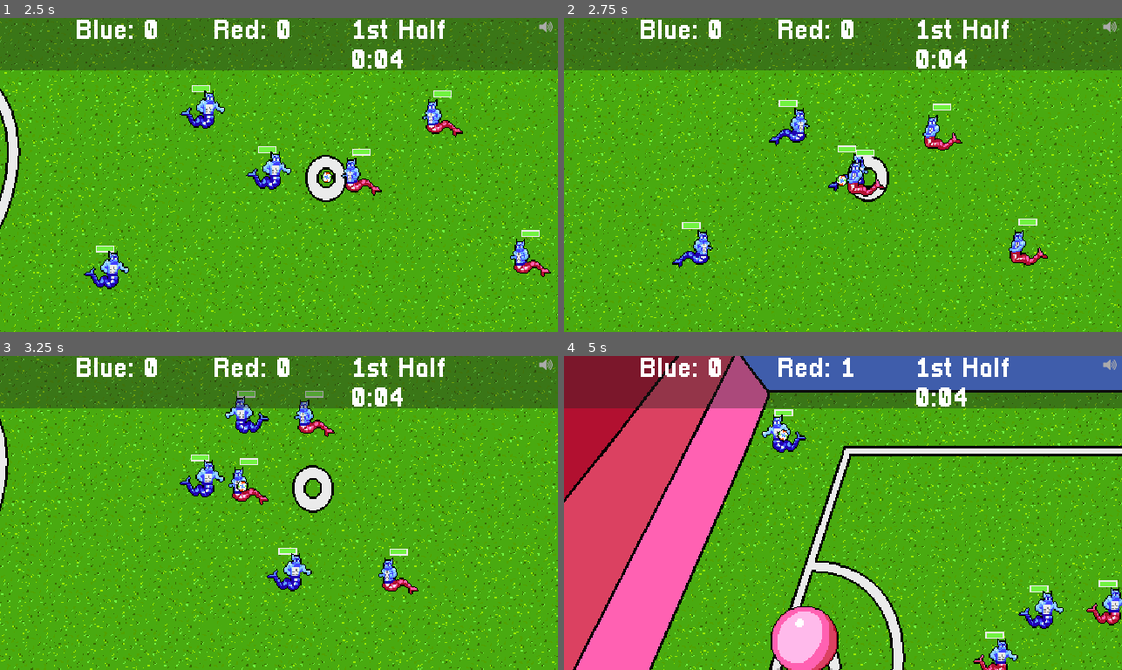
Above: before the commit, frames 1-4 (two rows, left to right).
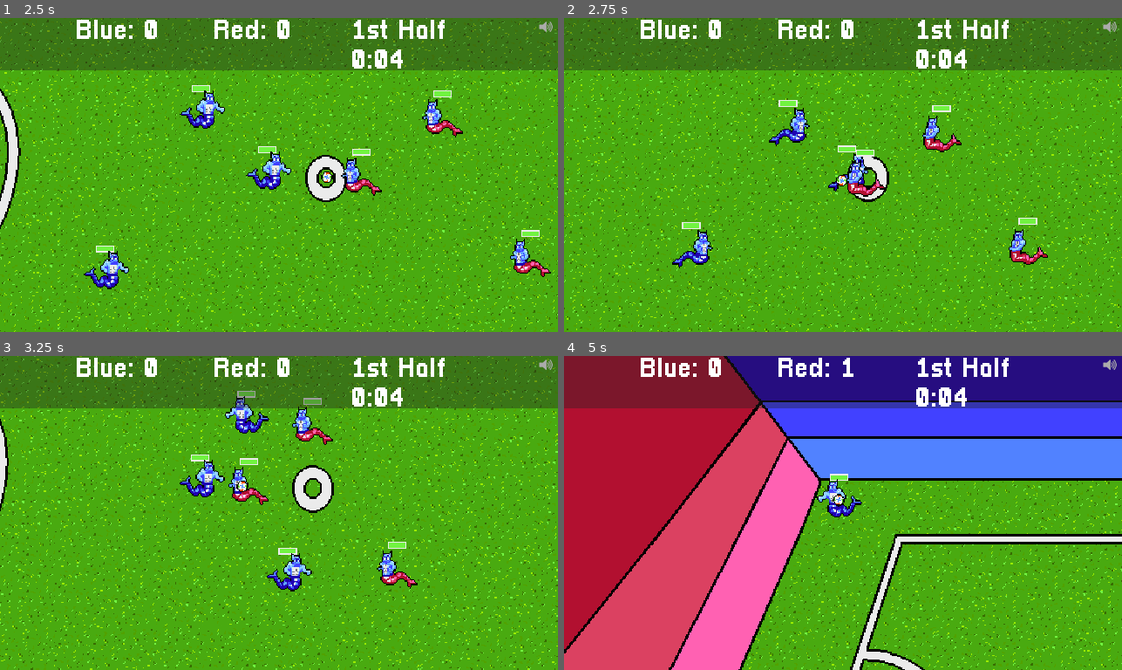
Above: after the commit, the same moments.

Repository: gamkedo-la/Elementaball
Game: Godot game, scene res://Node2D.tscn
The game is run twice, just before and just after one commit, with the same random seed, the same clock (stepped at 60 frames per second) and the same inputs.
Inputs (mouse positions are in pixels of both pictures, inside the frame that each line leads up to):
- Up to frame 1 (2.5 s): click (435, 74) at 0.5 s, where only the run before the commit has a clickable "Next"; click (256, 43) at 1.25 s, where only the run before the commit has a clickable "Start"; hold Right (ui_right) from 2.03 s (still down); hold T (time_hack) from 2.03 s (still down)
- Up to frame 2 (2.75 s): keep holding Right (ui_right); keep holding T (time_hack)
- Up to frame 3 (3.25 s): release Right (ui_right) at 2.78 s; release T (time_hack) at 2.78 s; hold Down (ui_down) from 2.78 s (still down); tap T (time_hack) at 2.85 s
- Up to frame 4 (5 s): release Down (ui_down) at 3.53 s; hold Right (ui_right) 3.53-4.28 s; hold T (time_hack) 3.53-4.28 s; hold Up (ui_up) from 4.28 s (still down); tap T (time_hack) at 4.35 s

Frame 1 is identical in both runs. In frame 2, 0.5% of the frame differs, in the area x 64-87%, y 27-79%; in frame 3, 1.2%; in frame 4, 68%, in the area x 0-100%, y 0-100%.

Commit message:
Fixed kick speed glitch

Diff:
--- a/BallEffects.gd
+++ b/BallEffects.gd
@@ -2,7 +2,7 @@
 
 onready var TargetNode = get_node("../Ball")
 
-func _process(delta):
+func _process(_delta):
 	self.transform.origin = TargetNode.transform.origin
 
 	if TargetNode.linear_velocity:
--- a/Camera2D.gd
+++ b/Camera2D.gd
@@ -21,6 +21,7 @@
 func _ready():
 	ball = get_node("../Ball")
 	add_target(ball)
+# warning-ignore:return_value_discarded
 	SceneController.connect("controlling", self, "set_targets")
 	set_targets(get_node("../Player"))
 
--- a/Field and Equipment/Ball.gd
+++ b/Field and Equipment/Ball.gd
@@ -30,11 +30,13 @@
 var lastInPossession
 onready var controllingPlayer = get_node("../Player")
 
-export var kickSpeed = 1
+export var kickSpeed = 500
 
 func _ready():
 	ballEffects = get_node("../BallEffects")
+# warning-ignore:return_value_discarded
 	SceneController.connect("inPossession", self, "set_possession")
+# warning-ignore:return_value_discarded
 	SceneController.connect("controlling", self, "set_control")
 	set_physics_process(true)
 
@@ -240,7 +242,7 @@
 	get_node("../Throw In Boundary/CollisionPolygon2D").disabled = true
 	self.mode = RigidBody2D.MODE_RIGID
 	get_node("CollisionShape2D").disabled = false
-	set_linear_velocity((possibleShots[shotIndex] - self.global_position) * kickSpeed)
+	set_linear_velocity((possibleShots[shotIndex] - self.global_position).normalized() * kickSpeed)
 	#apply_torque_impulse(rng.randf_range(500, 2000))
 
 func _on_PassMenu_id_pressed(id, kicker = playerInPossession):
@@ -264,7 +266,7 @@
 	kicking = true
 	get_node("../Throw In Boundary/CollisionPolygon2D").disabled = true
 	self.mode = RigidBody2D.MODE_RIGID
-	set_linear_velocity((nearestMate.position - self.global_position) * kickSpeed)
+	set_linear_velocity((nearestMate.position - self.global_position).normalized() * kickSpeed)
 	#apply_torque_impulse(rng.randf_range(500, 2000))
 	yield(get_tree().create_timer(0.1), "timeout")
 	get_node("CollisionShape2D").disabled = false
@@ -389,7 +391,6 @@
 func _on_Boundary_Line_body_entered(body):
 	if throwingIn and outOfBounds:
 		if body == self and playerInPossession == null:
-			print("in bounds")
 			outOfBounds = false
 			yield(get_tree().create_timer(1.0), "timeout")
 			for player in get_tree().get_nodes_in_group("all_players"):
--- a/Node2D.tscn
+++ b/Node2D.tscn
@@ -138,14 +138,13 @@
 z_index = 3
 frames = SubResource( 8 )
 animation = "water ball"
-frame = 1
+frame = 2
 playing = true
 script = ExtResource( 16 )
 
 [node name="Ball" parent="." instance=ExtResource( 2 )]
 position = Vector2( 159.34, 67.8276 )
 z_index = 2
-collision_mask = 5
 linear_damp = 0.0
 
 [node name="Goal" parent="." groups=[
@@ -278,15 +277,17 @@
 curve = SubResource( 14 )
 
 [node name="PlayerLeft" parent="." instance=ExtResource( 9 )]
-position = Vector2( -58.6899, -21.2132 )
+position = Vector2( -50.0031, -93.6567 )
 
 [node name="Path2D" parent="PlayerLeft" index="0"]
+position = Vector2( 1.5874, 71.433 )
 curve = SubResource( 15 )
 
 [node name="PlayerRight" parent="." instance=ExtResource( 9 )]
-position = Vector2( -146.316, 211.065 )
+position = Vector2( -144.729, 261.068 )
 
 [node name="Path2D" parent="PlayerRight" index="0"]
+position = Vector2( 4.76221, -58.7338 )
 curve = SubResource( 16 )
 
 [node name="PlayerCenter" parent="." instance=ExtResource( 9 )]
@@ -335,6 +336,7 @@
 layer = 10
 
 [node name="PlayerSelectMenu" parent="GUICanvasLayer" instance=ExtResource( 17 )]
+visible = false
 
 [node name="MuteButton" type="ToolButton" parent="GUICanvasLayer"]
 margin_left = 305.799
--- a/PauseController.gd
+++ b/PauseController.gd
@@ -1,6 +1,6 @@
 extends Node
 
 
-func _process(delta):
+func _process(_delta):
 	if Input.is_action_just_pressed("pause"):
 		get_tree().paused = !get_tree().paused
--- a/Players/AIPlayer.gd
+++ b/Players/AIPlayer.gd
@@ -73,10 +73,15 @@
 func _ready():
 	aniMachine = $AnimationTree["parameters/playback"]
 	defenseZone = get_node("../" + fieldPosition)
+# warning-ignore:return_value_discarded
 	SceneController.connect("inPossession", self, "set_possession")
+# warning-ignore:return_value_discarded
 	SceneController.connect("controlling", self, "set_control")
+# warning-ignore:return_value_discarded
 	SceneController.connect("tackling", self, "toggle_tackling")
+# warning-ignore:return_value_discarded
 	SceneController.connect("blocking", self, "toggle_blocking")
+# warning-ignore:return_value_discarded
 	SceneController.connect("outOfBounds", self, "out_of_bounds")
 	initialize_stats(starting_stats)
 
@@ -113,7 +118,7 @@
 
 	get_node("Health Bar").update_healthbar(maxHP)
 
-func _physics_process(delta):
+func _physics_process(_delta):
 	if controlling == true and ball.selecting == false:
 		velocity.x = 0
 		velocity.y = 0
@@ -237,16 +242,33 @@
 		rng.randomize()
 		randomDistanceX = rng.randi_range(50, 125)
 		randomDistanceY = rng.randi_range(50, 125)
+		randomDistanceY = 50
 		if "PlayerRight" in defenseZone.name or "EnemyLeft" in defenseZone.name:
 			randomDistanceY = -randomDistanceY
 	if ball.playerInPossession:
 		if go2Secondary:
-			destination = Vector2((ball.playerInPossession.position.x + randomDistanceX + goal2Ball/2)*leftOrRight, myZoneY+randomDistanceY)
+			destination = Vector2((ball.playerInPossession.position.x + goal2Ball/2)*leftOrRight, myGoal.position.y)
 		else:
-			destination = Vector2((ball.playerInPossession.position.x + randomDistanceX + goal2Ball/10)*leftOrRight, myZoneY+randomDistanceY)
+			destination = Vector2((ball.playerInPossession.position.x + goal2Ball/10)*leftOrRight, myZoneY)
+
+		if check_for_interceptor():
+			if myGoal.position.y < self.position.y:
+				destination.y -= 50
+			else:
+				destination.y += 50
 
 	velocity = (destination-self.position).normalized()*(speed*.75)
 	check_and_slide()
+
+func check_for_interceptor():
+	var space_state = get_world_2d().direct_space_state
+	var result = space_state.intersect_ray(position,
+				ball.position,
+				[self])
+	if result:
+		return true
+	else:
+		return false
 
 func defend_zone():
 	destination = defenseZone.get_node("Path2D").curve.get_closest_point(ball.position)
@@ -346,14 +368,14 @@
 
 func try_kick():
 	prekick()
-	var rng = RandomNumberGenerator.new()
+	rng = RandomNumberGenerator.new()
 	rng.randomize()
 	var moveChosen = rng.randi_range(0, ball.menuAbilities.size()-1)
 	ball._on_KickMenu_id_pressed(moveChosen)
 
 func try_pass():
 	prekick()
-	var rng = RandomNumberGenerator.new()
+	rng = RandomNumberGenerator.new()
 	rng.randomize()
 	var moveChosen = rng.randi_range(0, ball.menuAbilities.size()-1)
 	ball._on_PassMenu_id_pressed(moveChosen, self)
--- a/ScoreBoard.gd
+++ b/ScoreBoard.gd
@@ -8,6 +8,7 @@
 
 func _ready():
 	refresh_score()
+# warning-ignore:return_value_discarded
 	SceneController.connect("goalScored", self, "score_goal")
 
 func score_goal(kicker):
--- a/Sounds/AudioQueen.gd
+++ b/Sounds/AudioQueen.gd
@@ -1,8 +1,10 @@
 extends Node2D
 
+# warning-ignore:unused_signal
 signal playSound(sound)
 
 func _ready():
+# warning-ignore:return_value_discarded
 	connect("playSound", self, "play_sound")
 
 func play_sound(sound):
--- a/UI/Player Select Menu/FinalScore.gd
+++ b/UI/Player Select Menu/FinalScore.gd
@@ -4,6 +4,7 @@
 var redScore = 0
 
 func _ready():
+# warning-ignore:return_value_discarded
 	SceneController.connect("goalScored", self, "score_goal")
 
 func score_goal(kicker):
--- a/UI/Player Select Menu/RestartButton.gd
+++ b/UI/Player Select Menu/RestartButton.gd
@@ -1,4 +1,5 @@
 extends Button
 
 func _on_RestartButton_pressed():
+# warning-ignore:return_value_discarded
 	get_tree().reload_current_scene()
--- a/UI/Timer.gd
+++ b/UI/Timer.gd
@@ -15,7 +15,7 @@
 	add_child(timer) #to process
 	timer.set_wait_time(t)
 
-func _process(delta):
+func _process(_delta):
 	_calc_minutes()
 	self.text = "1st Half " + time
 
Not shown: 1 places in Node2D.tscn that only renumber resources
